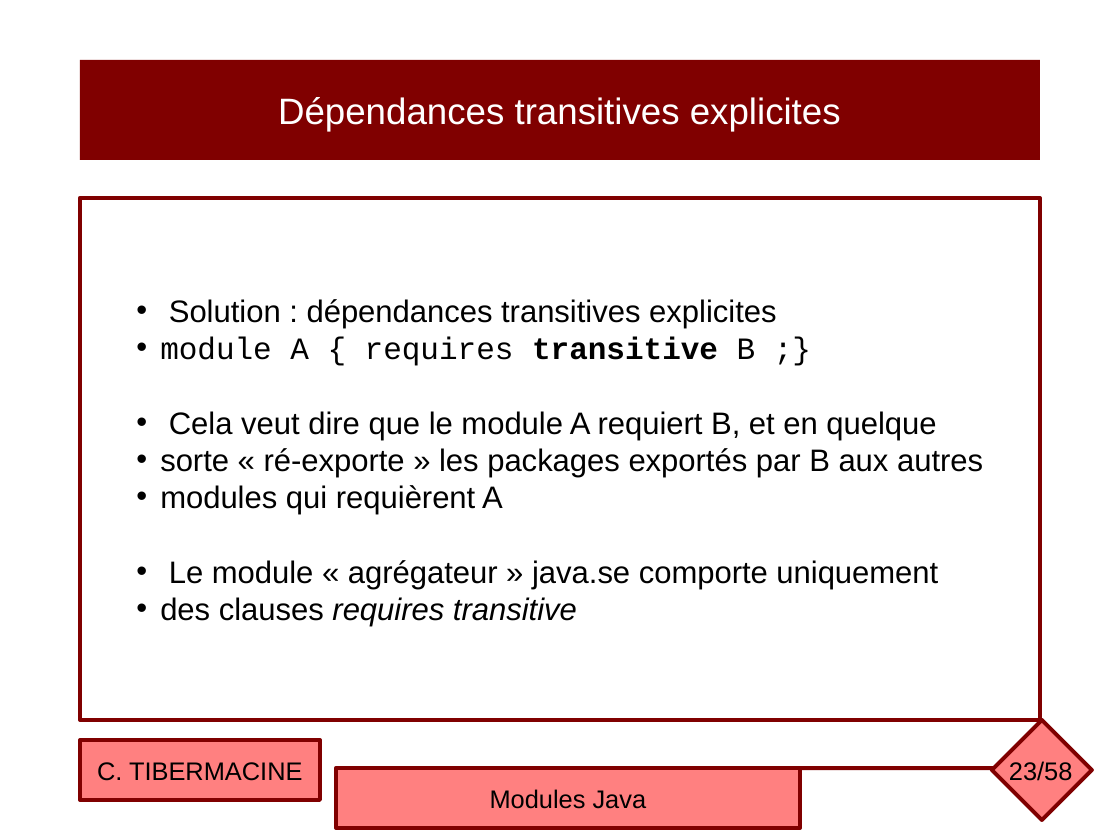
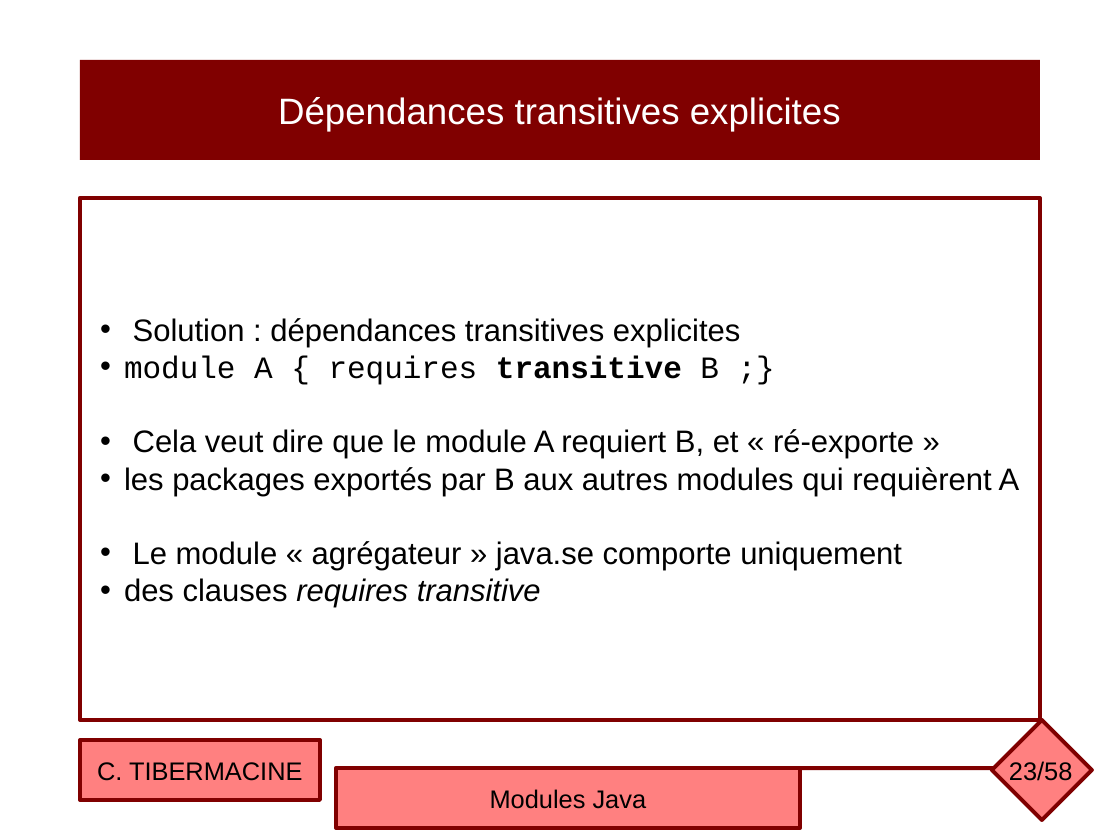
Before and after one commit to ctiber/composants, a slide deck: slide 23 of cours/cours6.odp. Drawn at 1120x840 pixels with LibreOffice and Linux fonts; fonts in the diff are those of the drawing. Boxes give left, top, right and bottom in pixels: in the first picture for what was removed or moved away, otherwise in the second. Text is boxed around its words. In the diff, an @@ line names an element or a change of style, - is before the commit and + after.

```diff
--- a/cours/cours6.odp
+++ b/cours/cours6.odp
@@ text in rectangle at [124, 429, 1020, 496]: text changed @@
-• Cela veut dire que le module A requiert B, et en quelque
-• sorte « ré-exporte » les packages exportés par B aux autres
-• modules qui requièrent A
+• Cela veut dire que le module A requiert B, et « ré-exporte »
+• les packages exportés par B aux autres modules qui requièrent A
```
Also in this commit, not shown: 11 other slides changed, 1 other file.
